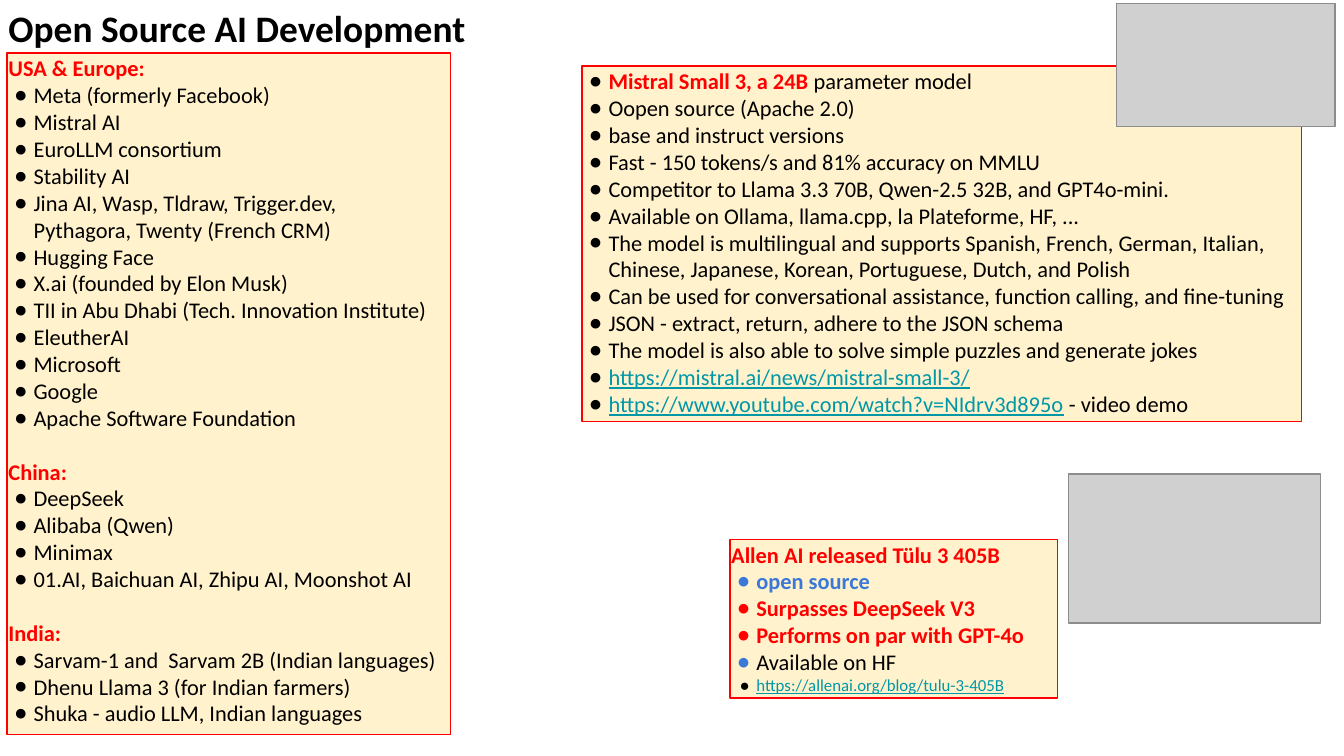
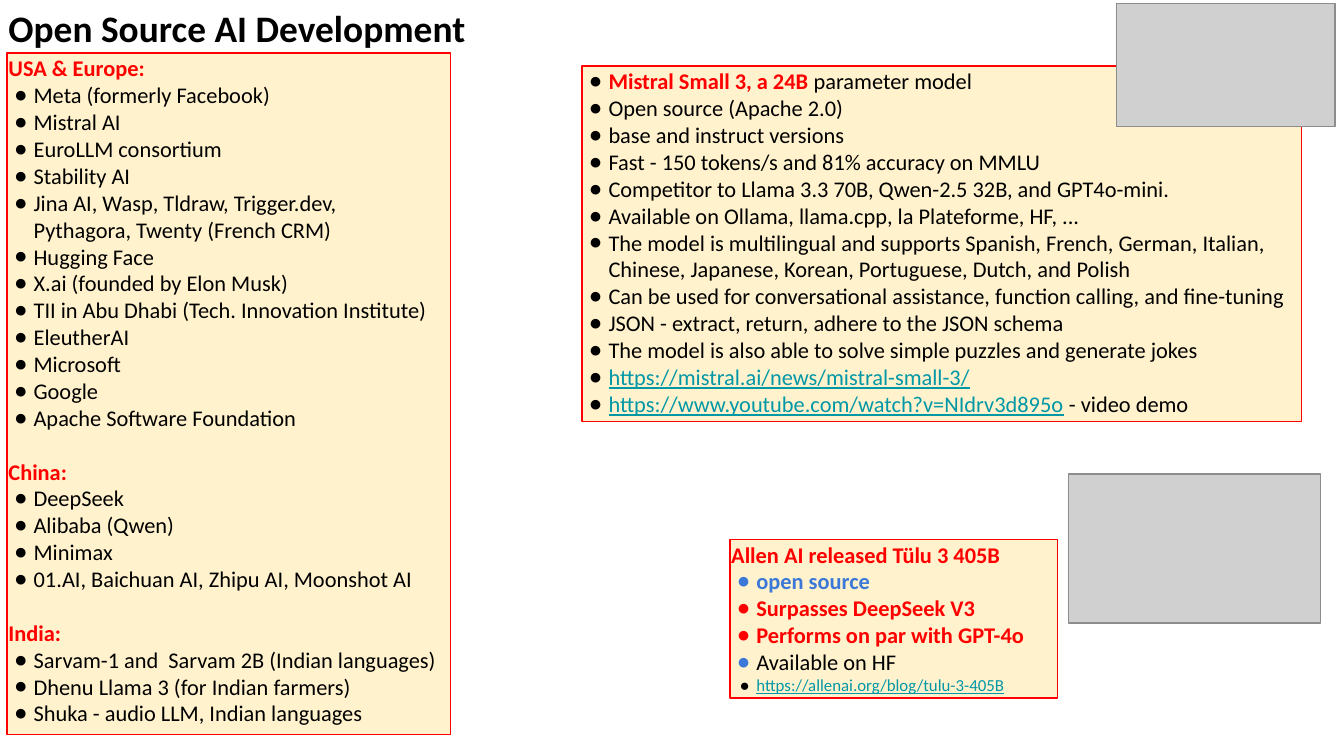
Before and after one commit to lselector/seminar, a slide deck: slide 8 of 2025/2025-01-31-AI-Updates.pptx. Drawn at 1344x756 pixels with LibreOffice and Linux fonts; fonts in the diff are those of the drawing; grey boxes stand for pictures. Boxes give left, top, right and bottom in pixels: in the first picture for what was removed or moved away, otherwise in the second. Text is boxed around its words. In the diff, an @@ line names an element or a change of style, - is before the commit and + after.

```diff
--- a/2025/2025-01-31-AI-Updates.pptx
+++ b/2025/2025-01-31-AI-Updates.pptx
@@ text in rectangle at <box>609,100,843,120</box>: text changed @@
-● Oopen source (Apache 2.0)
+● Open source (Apache 2.0)
```
Also in this commit, not shown: 2 other slides changed.
